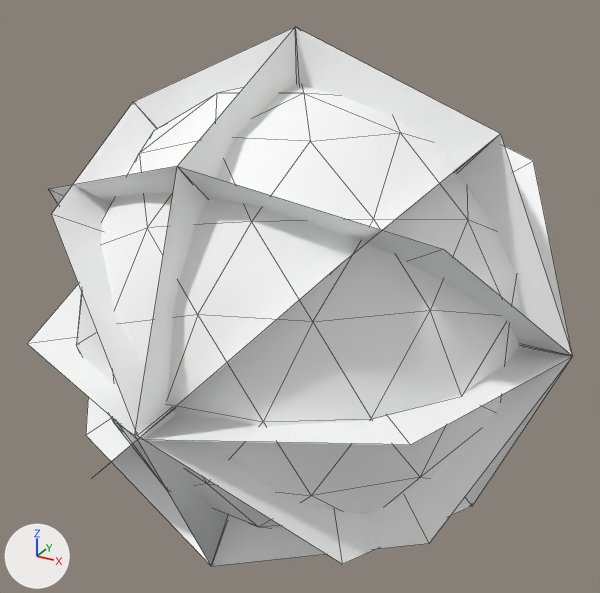
The glTF model src/main/resources/assets/wflib/models/artifact/soul.glb: old version first, new version second.
Rendered twice from a 50 mm camera at (0.222, -0.406, 0.207) aimed at (-0.002, 0.001, 0.003). The lights are fixed; the arrows at lower left show +X, +Y and +Z. The older version comes first. Mesh edges are drawn as thin lines.

In view in the first picture: 'body', 'glow'.
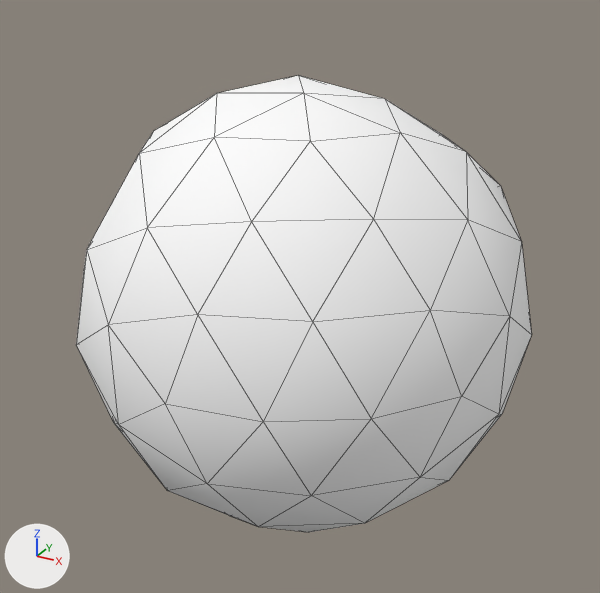
The newer file is also turned or shifted as a whole; pictures and numbers use the older file's frame.

Patch to the scene script:
```diff
--- a/src/main/resources/assets/wflib/models/artifact/soul.glb.py
+++ b/src/main/resources/assets/wflib/models/artifact/soul.glb.py
@@ ob_glow @@
-ob_glow = bpy.data.objects.new('glow', me_glow)
-ob_glow.location = (0.0, 0.0, 0.0)
```

Pixel boxes [x1, y1, x2, y2] of what changed, in the pictures (600 x 593 px):
'glow', deleted: before [28, 27, 573, 566]
